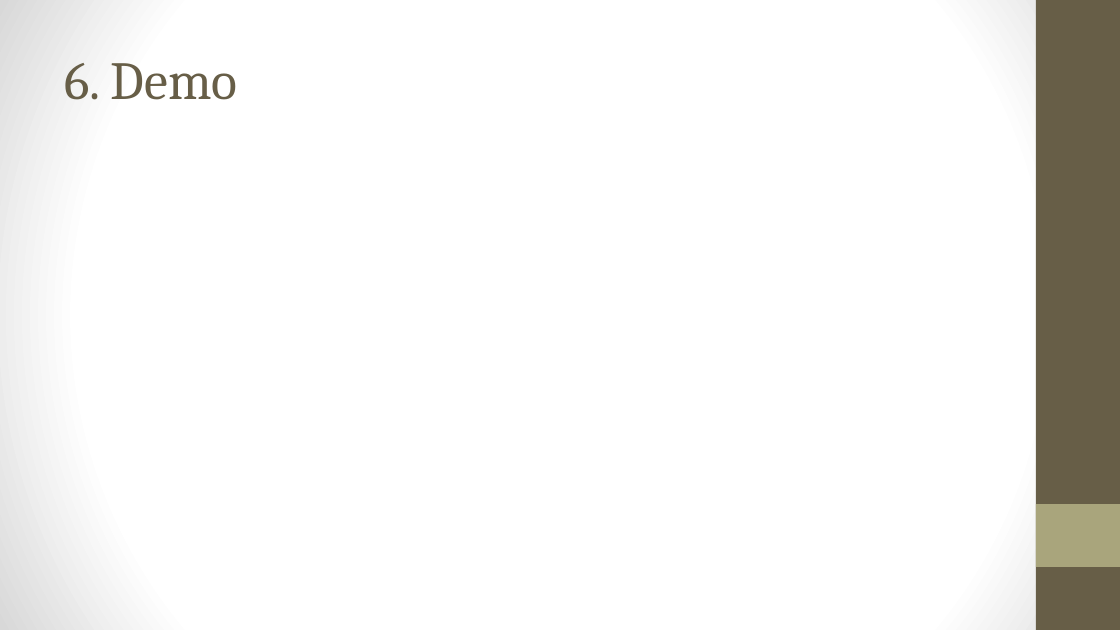
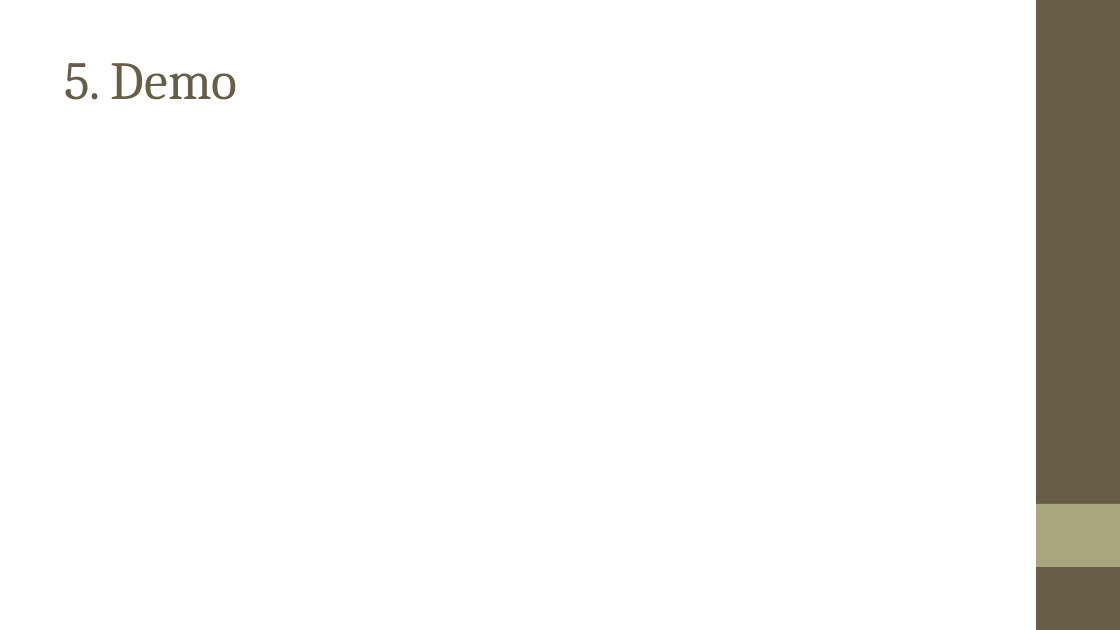
Before and after one commit to duong98/flask-app, a slide deck: slide 7 of Gotit_Presentation .pptx (slide 8 before the commit). Drawn at 1120x630 pixels with LibreOffice and Linux fonts; fonts in the diff are those of the drawing. Boxes give left, top, right and bottom in pixels: in the first picture for what was removed or moved away, otherwise in the second. Text is boxed around its words. In the diff, an @@ line names an element or a change of style, - is before the commit and + after.

```diff
--- a/Gotit_Presentation .pptx
+++ b/Gotit_Presentation .pptx
@@ background gradient #FFFFFF to #D8D8D8 to #FFFFFF @@
@@ text at bbox=[64, 63, 238, 100]: text changed @@
-6. Demo
+5. Demo
```
Also in this commit, not shown: 7 other slides changed, 1 slide removed, 1 other file.
